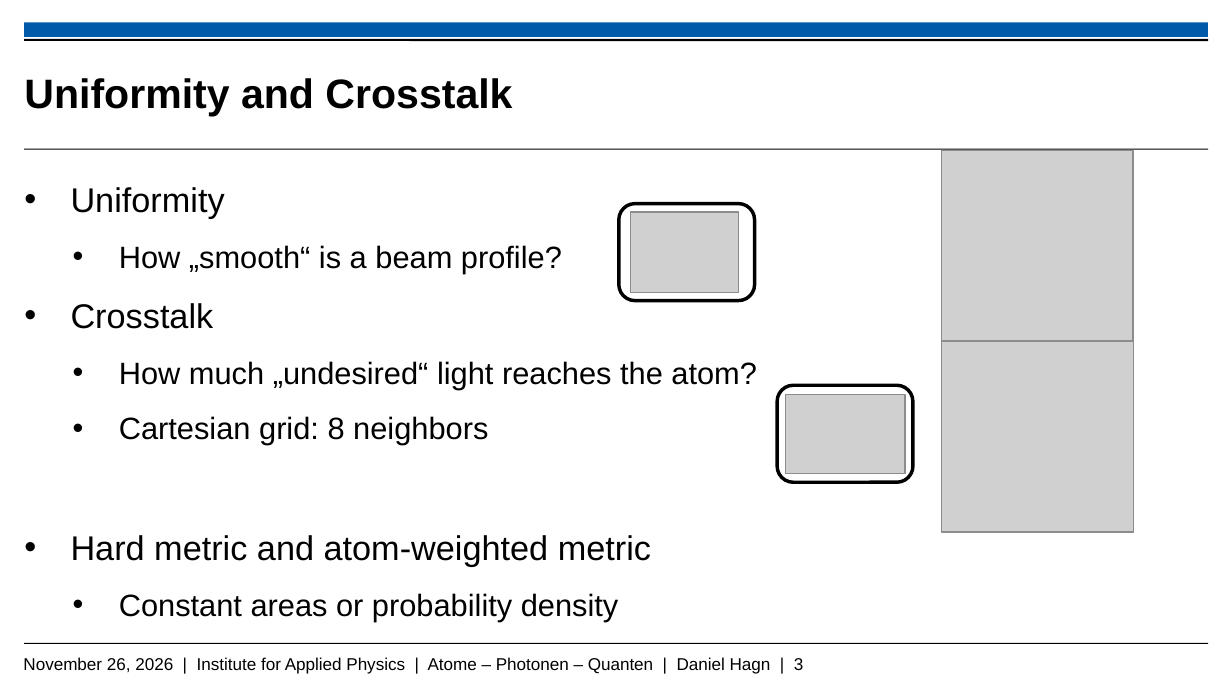
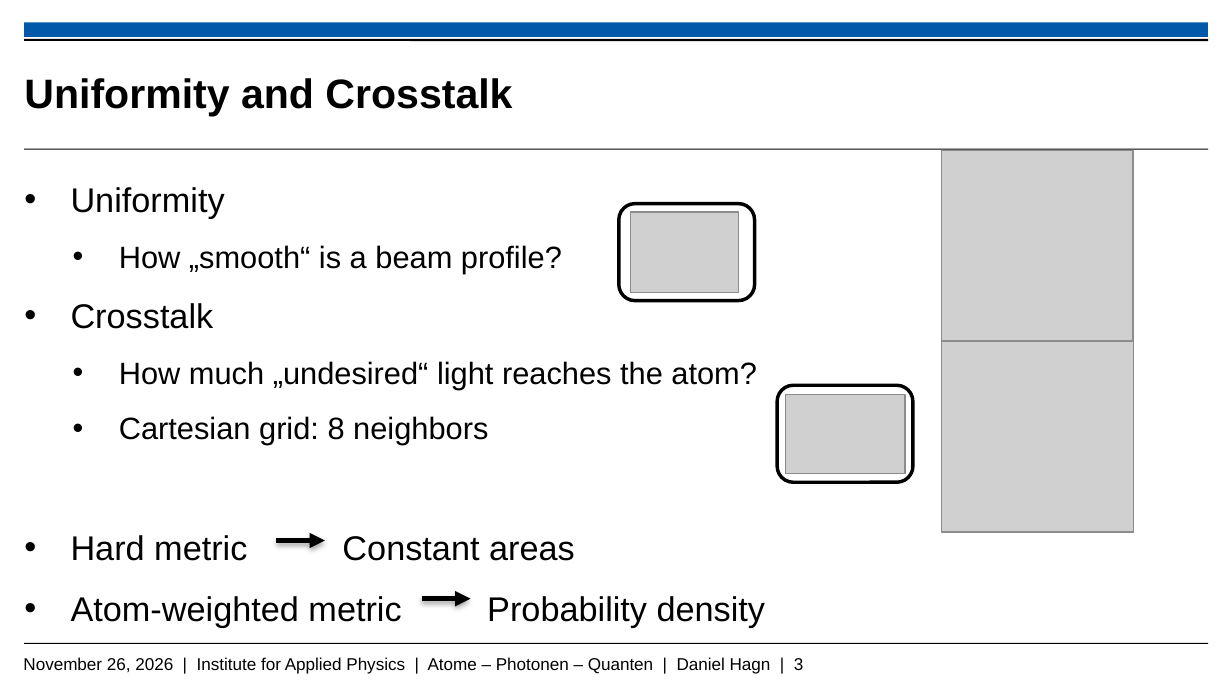
Before and after one commit to Daniel-Hagn-physik/Masterthesis_Backup, a slide deck: slide 3 of Hagn_Daniel_Mastervortrag.pptx. Drawn at 1232x693 pixels with LibreOffice and Linux fonts; fonts in the diff are those of the drawing; grey boxes stand for pictures; background and template pictures are left out. Boxes give left, top, right and bottom in pixels: in the first picture for what was removed or moved away, otherwise in the second. Text is boxed around its words. In the diff, an @@ line names an element or a change of style, - is before the commit and + after.

```diff
--- a/Hagn_Daniel_Mastervortrag.pptx
+++ b/Hagn_Daniel_Mastervortrag.pptx
@@ text at bbox=[71, 535, 765, 627]: text changed; size 18 to 20 pt @@
-  • Hard metric and atom-weighted metric
-    • Constant areas or probability density
+  • Hard metric Constant areas
+  • Atom-weighted metric Probability density
@@ arrow added from (276, 541) to (325, 541), #000000 3 pt @@
@@ arrow added from (423, 599) to (471, 599), #000000 3 pt @@
```
Also in this commit, not shown: 11 other slides changed, 6 slides added, 7 slides removed.
